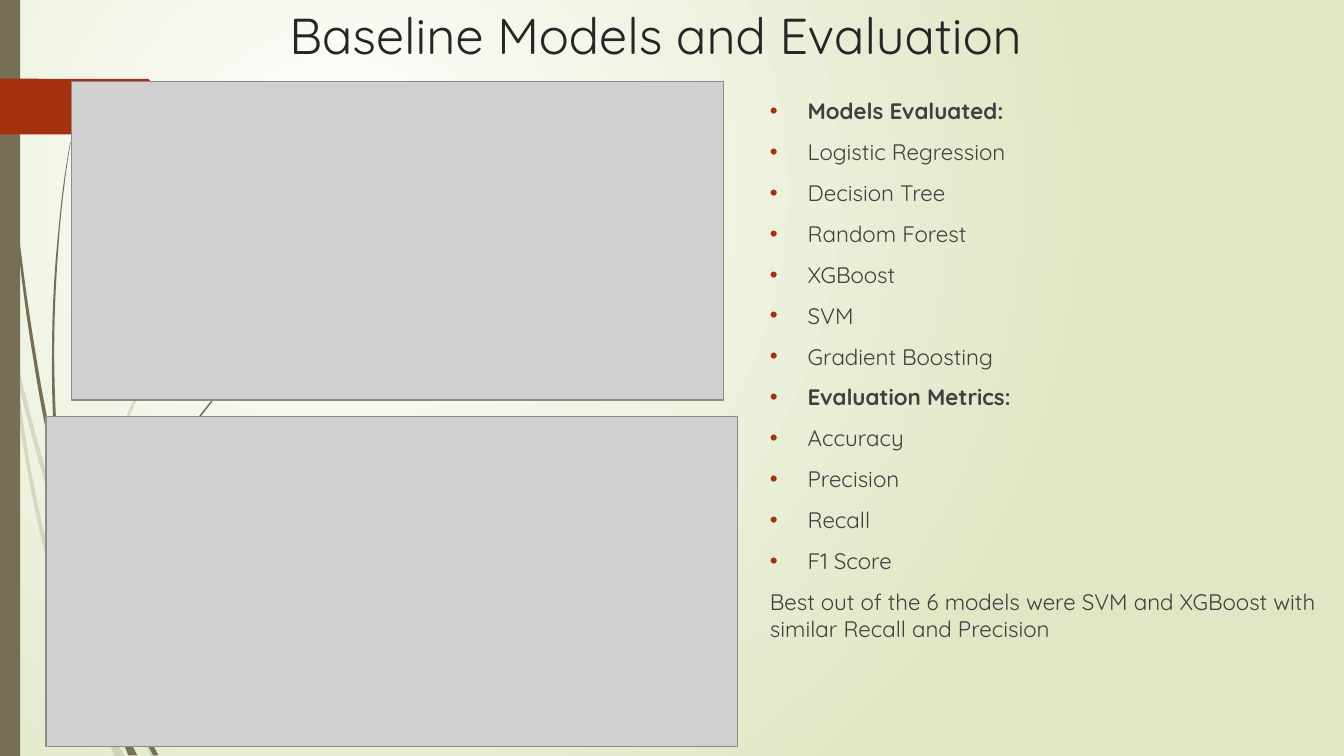
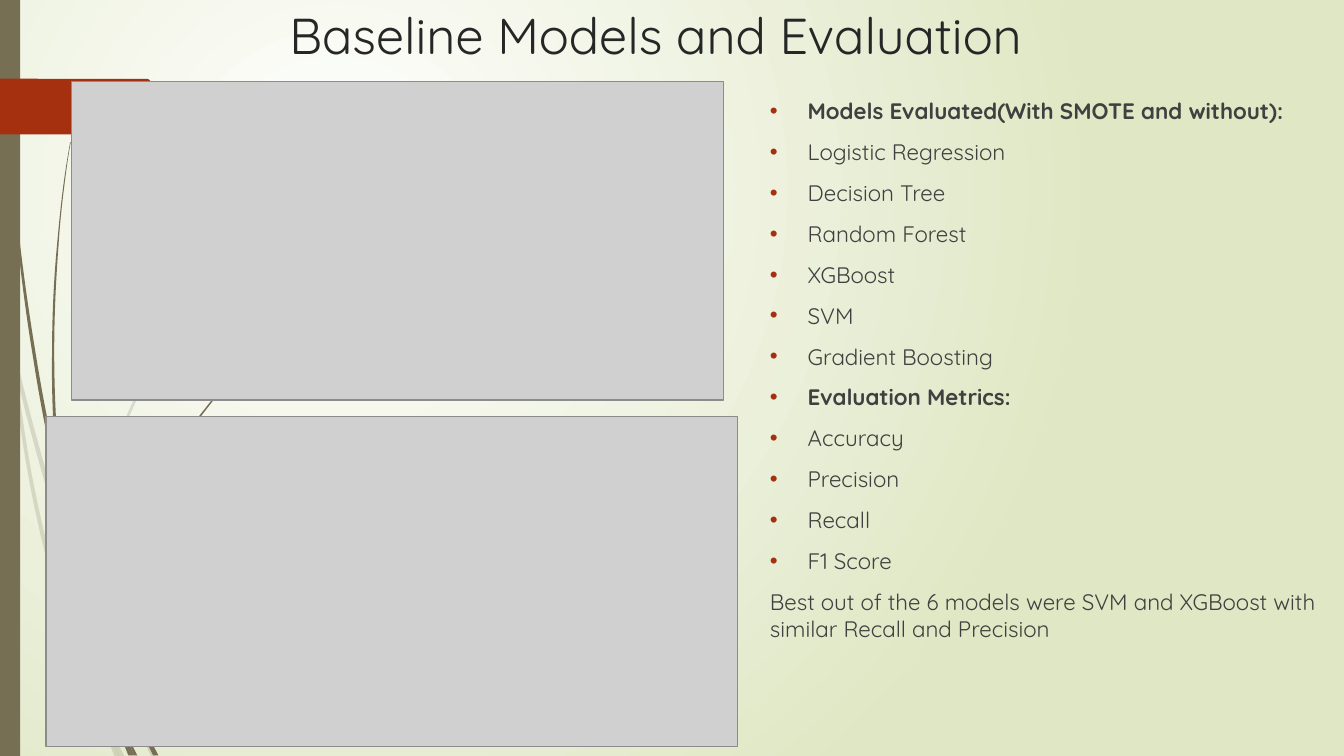
Before and after one commit to Lakshkrish03/Home-Loan-default-Prediction, a slide deck: slide 5 of Sprint 2 Presentation.pptx. Drawn at 1344x756 pixels with LibreOffice and Linux fonts; fonts in the diff are those of the drawing; grey boxes stand for pictures. Boxes give left, top, right and bottom in pixels: in the first picture for what was removed or moved away, otherwise in the second. Text is boxed around its words. In the diff, an @@ line names an element or a change of style, - is before the commit and + after.

```diff
--- a/Sprint 2 Presentation.pptx
+++ b/Sprint 2 Presentation.pptx
@@ text at (x1=808, y1=102, x2=1284, y2=123): text changed @@
-• Models Evaluated:
+• Models Evaluated(With SMOTE and without):
```
Also in this commit, not shown: 2 other slides changed, 1 slide added.
